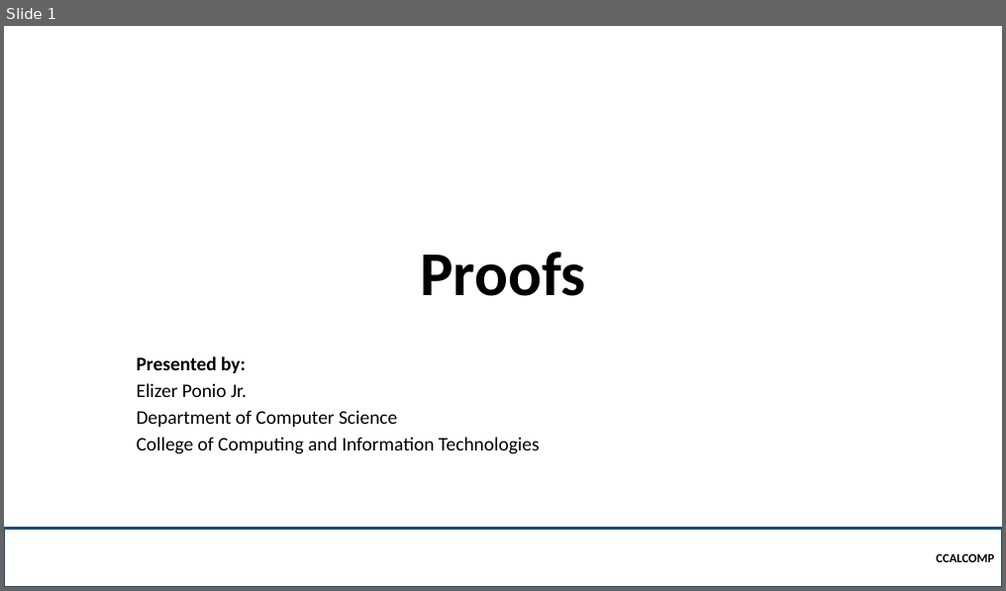
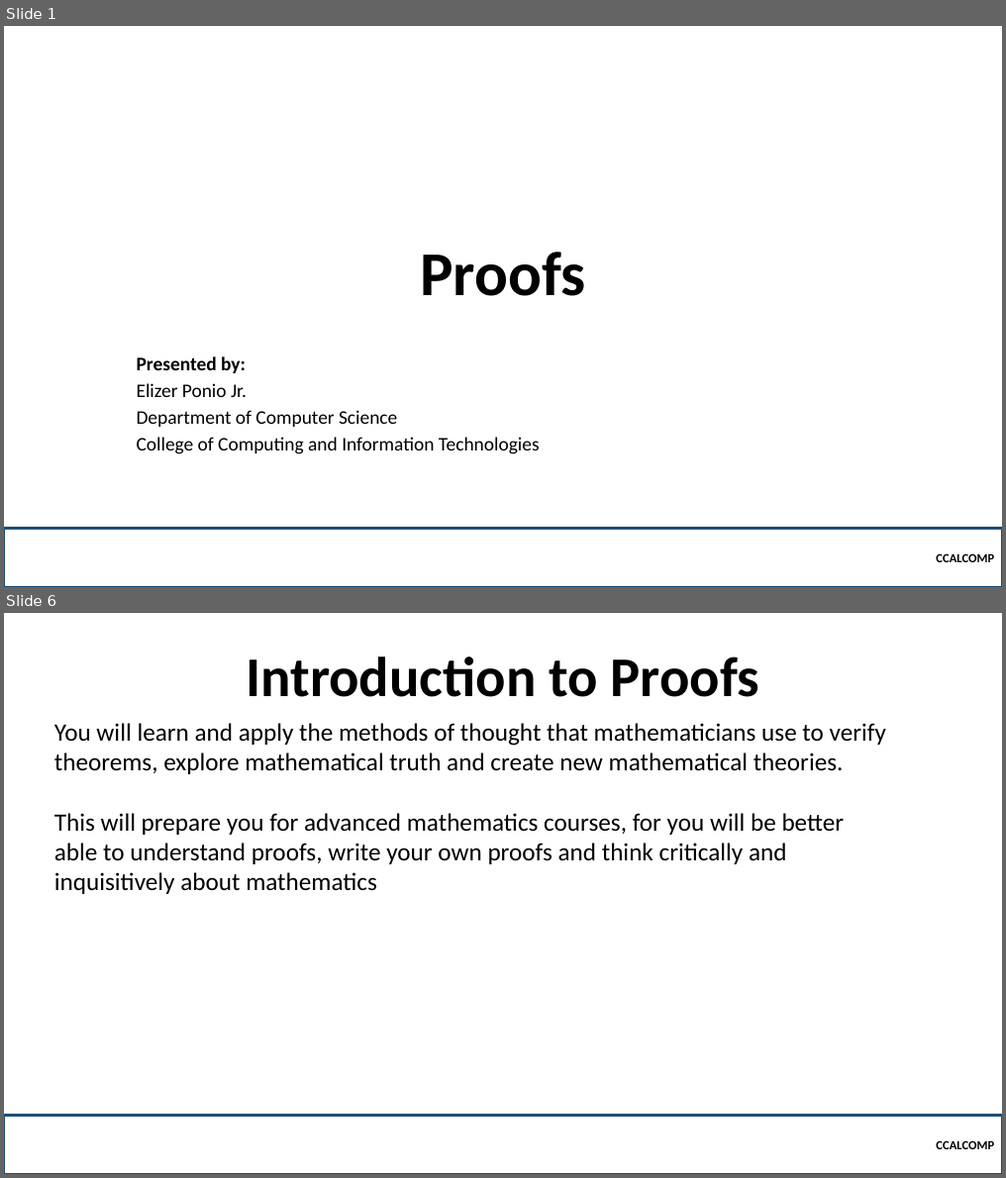
Before and after one commit to robitussin/CCALCOMP, a slide deck: Week 3 - Proofs/Proofs.pptx. Shown one above the other, each under a label of ours: slide 1 before the commit, slides 1 and 6 after it; the slides between them are not shown. The pictures are 1006x591 and 1006x1178 pixels, drawn with LibreOffice and Linux fonts; fonts in the diff are those of the drawing; background and template pictures are left out. Boxes give left, top, right and bottom in pixels: in the first picture for what was removed or moved away, otherwise in the second. Text is boxed around its words. In the diff, an @@ line names an element or a change of style, - is before the commit and + after.

```diff
--- a/Week 3 - Proofs/Proofs.pptx
+++ b/Week 3 - Proofs/Proofs.pptx
@@ slide 6 added at bbox=[4, 613, 1002, 1174], background picture (left out) @@
@@ title added at bbox=[246, 657, 759, 697], 54 pt, text #000000, bold @@
+Introduction to Proofs
@@ text added at bbox=[54, 723, 886, 894], 24 pt, text #000000 @@
+You will learn and apply the methods of thought that mathematicians use to verify theorems, explore mathematical truth and create new mathematical theories.
+This will prepare you for advanced mathematics courses, for you will be better
+able to understand proofs, write your own proofs and think critically and
+inquisitively about mathematics
@@ rectangle added at bbox=[4, 1115, 1002, 1174], outline #1F4E79 2.25 pt, 12 pt, text #000000, bold @@
+CCALCOMP
```
Also in this commit, not shown: 3 other slides added, 2 slides removed, 2 other files.
